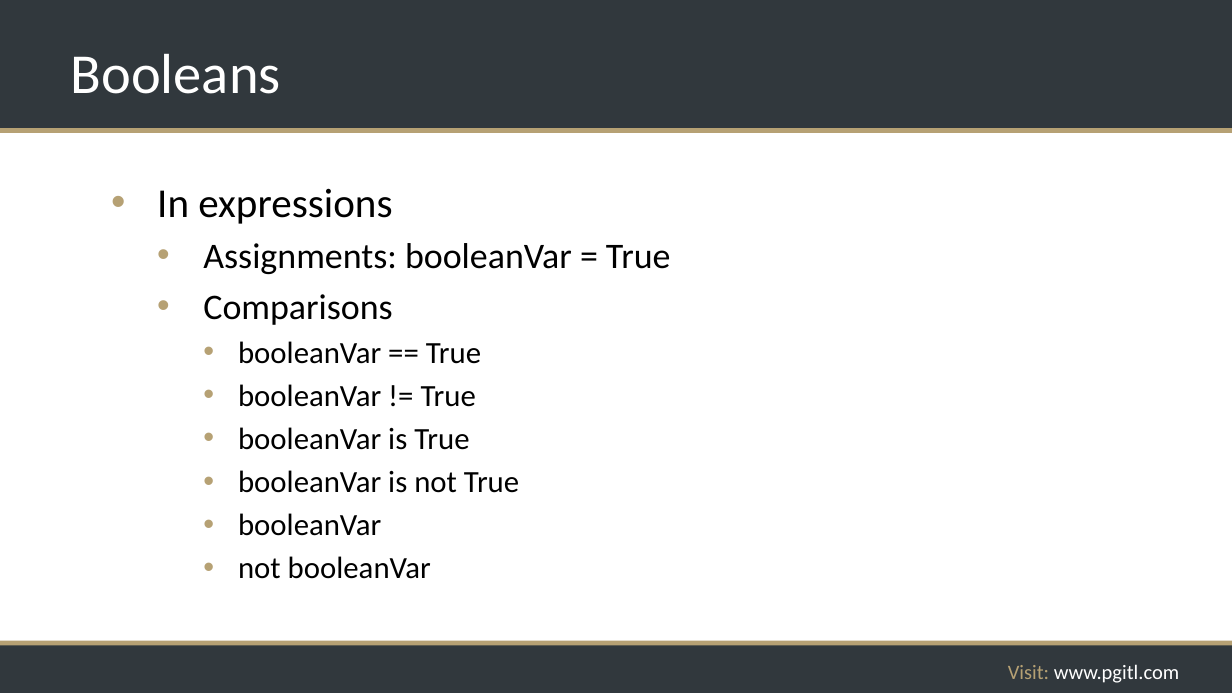
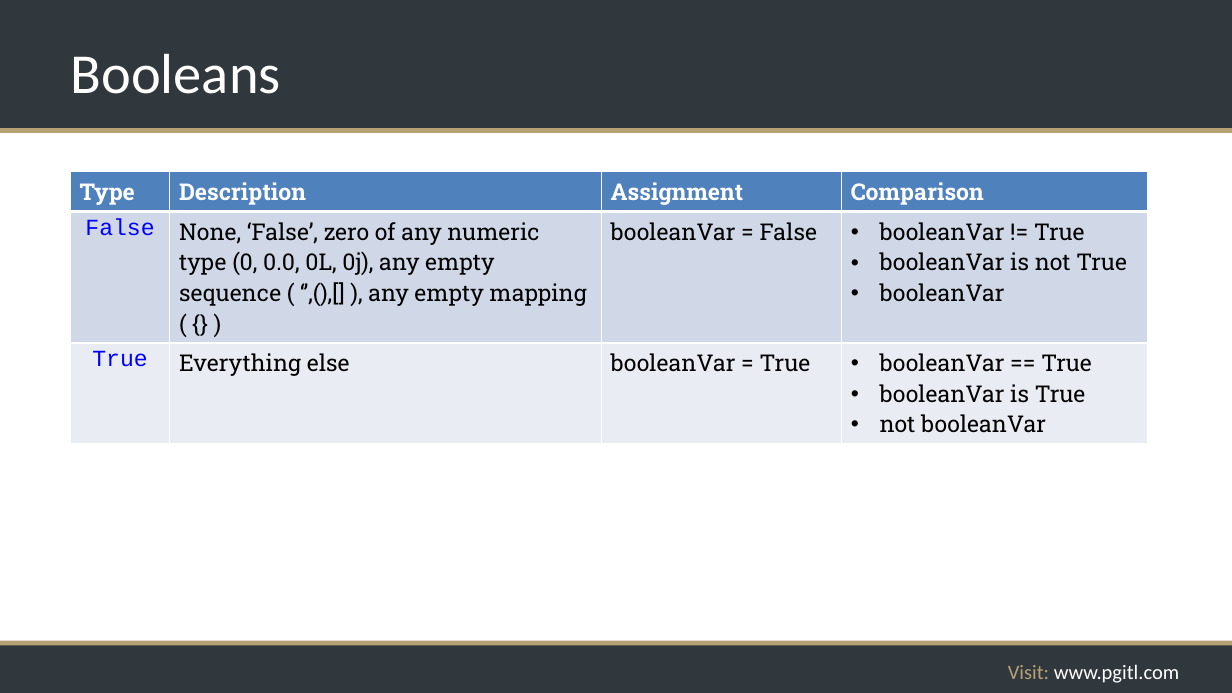
Before and after one commit to rikkouri/project-a, a slide deck: slide 65 of Programming Foundations.pptx (slide 67 before the commit). Drawn at 1232x693 pixels with LibreOffice and Linux fonts; fonts in the diff are those of the drawing; background and template pictures are left out. Boxes give left, top, right and bottom in pixels: in the first picture for what was removed or moved away, otherwise in the second. Text is boxed around its words. In the diff, an @@ line names an element or a change of style, - is before the commit and + after.

```diff
--- a/Programming Foundations.pptx
+++ b/Programming Foundations.pptx
@@ table added at (70,172,1148,437), 3 rows, 4 columns @@
+Type | Description | Assignment | Comparison
+False | None, ‘False’, zero of any numeric type (0, 0.0, 0L, 0j), any empty sequence ( ‘’,(),[] ), any empty mapping ( {} ) | booleanVar = False | booleanVar != True / booleanVar is not True / booleanVar
+True | Everything else | booleanVar = True | booleanVar == True / booleanVar is True / not booleanVar
@@ text removed at (157,188,670,579) @@
-• In expressions
-  • Assignments: booleanVar = True
-  • Comparisons
-    • booleanVar == True
-    • booleanVar != True
-    • booleanVar is True
-    • booleanVar is not True
-    • booleanVar
-    • not booleanVar
```
Also in this commit, not shown: 3 other slides changed, 2 slides removed.
